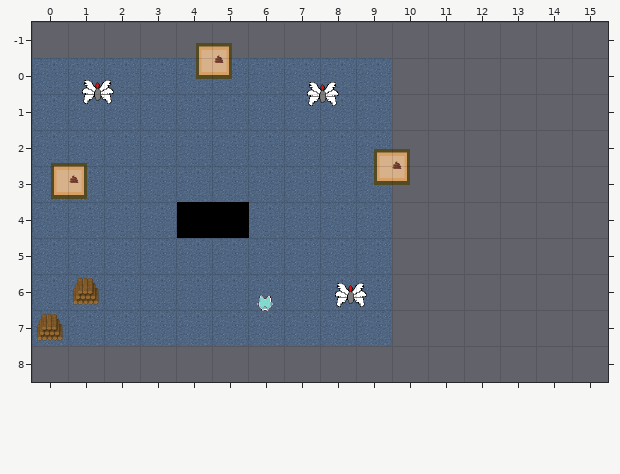
A Tiled map (JSON) gets an edit: assets/tiled/test.json. Above, as it was before the edit.
Cells are 64x64 px. Shown: x 0..15, y -1..8. The old version is drawn lined up with the new one.
After:
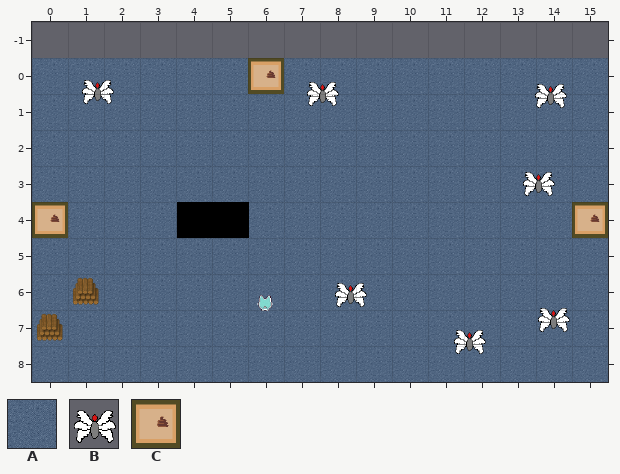
Key: from "room_tileset": A 25, B 29, C 30.
_ is an empty cell.
Objects are placed by their top-left corner, in cells (3,4 is the top-left corner of cell 3,4); size is 1x1 cell unless given.
The exact change:
map size 10x8 -> 16x9 cells
layer "portals" offset 32,-32 -> 0,0 px
Layer "background":
y 0..7: x 10..15 ______ -> AAAAAA
y 8: x 0..15 ________________ -> AAAAAAAAAAAAAAAA
Layer "enemies":
added: B "eC_0" at 13.9,0.5
added: B "eC_0" at 13.5,3
added: B "eC_0" at 14,6.7
added: B "eC_0" at 11.6,7.3
Layer "portals":
changed: C "d1_1" at 4.5,-0.4 -> C "d1_1" at 6,0
changed: C "d1_2" at 0.5,2.9 -> C "d1_2" at 0,4
changed: C "d1_mid" at 9.5,2.5 -> C "d1_mid" at 15,4
